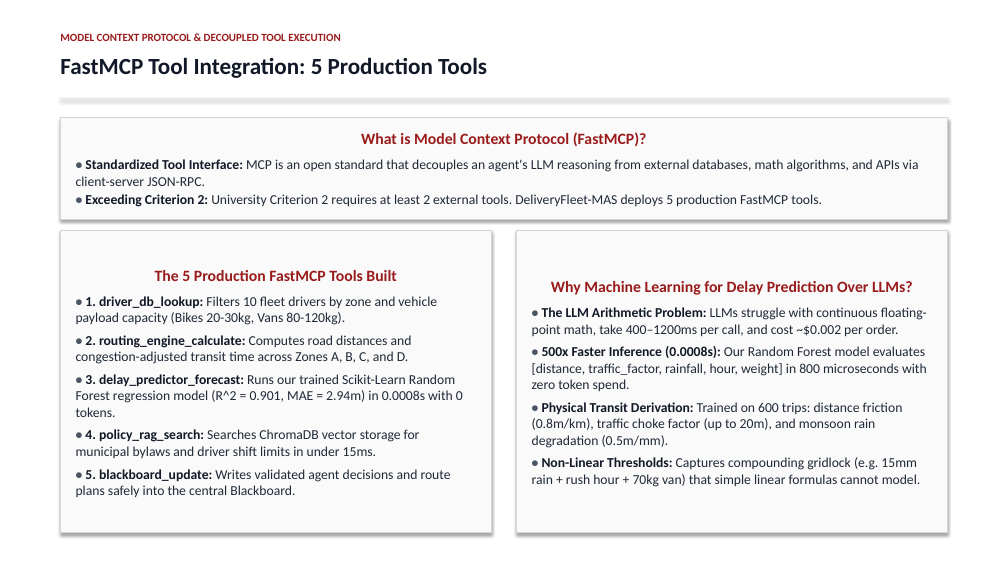
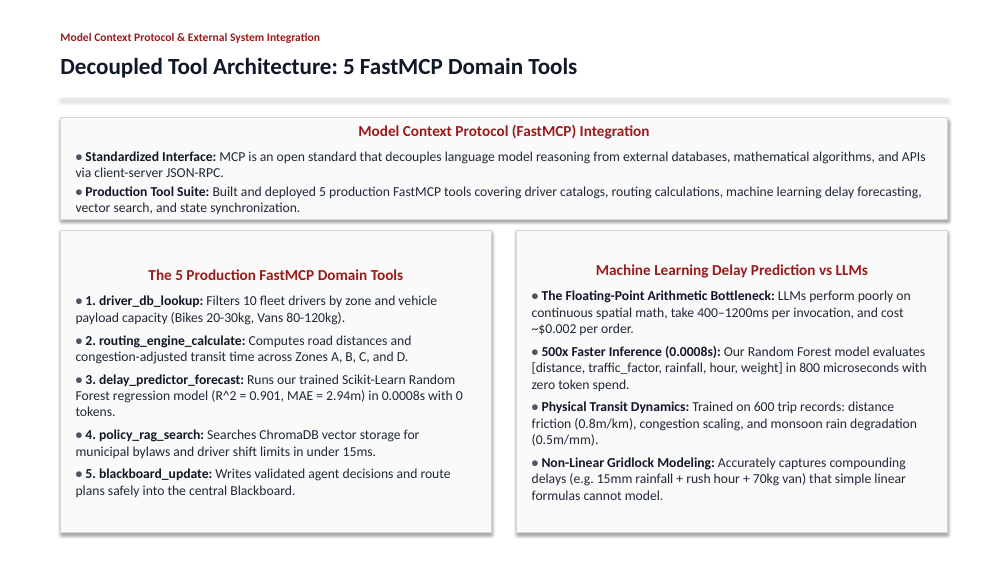
Before and after one commit to Akshat5091/DeliveryFleet-MAS, a slide deck: slide 13 of Eval 2 Documents/DeliveryFleet_MAS_Evaluation2_Master_Presentation.pptx. Drawn at 1008x567 pixels with LibreOffice and Linux fonts; fonts in the diff are those of the drawing. Boxes give left, top, right and bottom in pixels: in the first picture for what was removed or moved away, otherwise in the second. Text is boxed around its words. In the diff, an @@ line names an element or a change of style, - is before the commit and + after.

Commit message:
refactor: purge all AI meta-cues, rubric-citations, and defensive evaluation phrasing in favor of rigorous engineering presentation language

```diff
--- a/Eval 2 Documents/DeliveryFleet_MAS_Evaluation2_Master_Presentation.pptx
+++ b/Eval 2 Documents/DeliveryFleet_MAS_Evaluation2_Master_Presentation.pptx
@@ text at [60, 33, 320, 43]: text changed; size 10.5 to 11 pt @@
-MODEL CONTEXT PROTOCOL & DECOUPLED TOOL EXECUTION
+Model Context Protocol & External System Integration
@@ text at [60, 57, 577, 78]: text changed @@
-FastMCP Tool Integration: 5 Production Tools
+Decoupled Tool Architecture: 5 FastMCP Domain Tools
@@ text in rectangle at [76, 125, 926, 214]: text changed @@
-What is Model Context Protocol (FastMCP)?
-• Standardized Tool Interface: MCP is an open standard that decouples an agent's LLM reasoning from external databases, math algorithms, and APIs via client-server JSON-RPC.
-• Exceeding Criterion 2: University Criterion 2 requires at least 2 external tools. DeliveryFleet-MAS deploys 5 production FastMCP tools.
+Model Context Protocol (FastMCP) Integration
+• Standardized Interface: MCP is an open standard that decouples language model reasoning from external databases, mathematical algorithms, and APIs via client-server JSON-RPC.
+• Production Tool Suite: Built and deployed 5 production FastMCP tools covering driver catalogs, routing calculations, machine learning delay forecasting, vector search, and state synchronization.
@@ text in rectangle at [148, 269, 403, 280]: text changed; size 15 to 14.5 pt @@
-The 5 Production FastMCP Tools Built
+The 5 Production FastMCP Domain Tools
@@ text in rectangle at [532, 264, 910, 335]: text changed @@
-Why Machine Learning for Delay Prediction Over LLMs?
-• The LLM Arithmetic Problem: LLMs struggle with continuous floating-point math, take 400–1200ms per call, and cost ~$0.002 per order.
+Machine Learning Delay Prediction vs LLMs
+• The Floating-Point Arithmetic Bottleneck: LLMs perform poorly on continuous spatial math, take 400–1200ms per invocation, and cost ~$0.002 per order.
@@ text in rectangle at [532, 401, 917, 500]: text changed @@
-• Physical Transit Derivation: Trained on 600 trips: distance friction (0.8m/km), traffic choke factor (up to 20m), and monsoon rain degradation (0.5m/mm).
-• Non-Linear Thresholds: Captures compounding gridlock (e.g. 15mm rain + rush hour + 70kg van) that simple linear formulas cannot model.
+• Physical Transit Dynamics: Trained on 600 trip records: distance friction (0.8m/km), congestion scaling, and monsoon rain degradation (0.5m/mm).
+• Non-Linear Gridlock Modeling: Accurately captures compounding delays (e.g. 15mm rainfall + rush hour + 70kg van) that simple linear formulas cannot model.
```
Also in this commit, not shown: 20 other slides changed, 3 other files.
